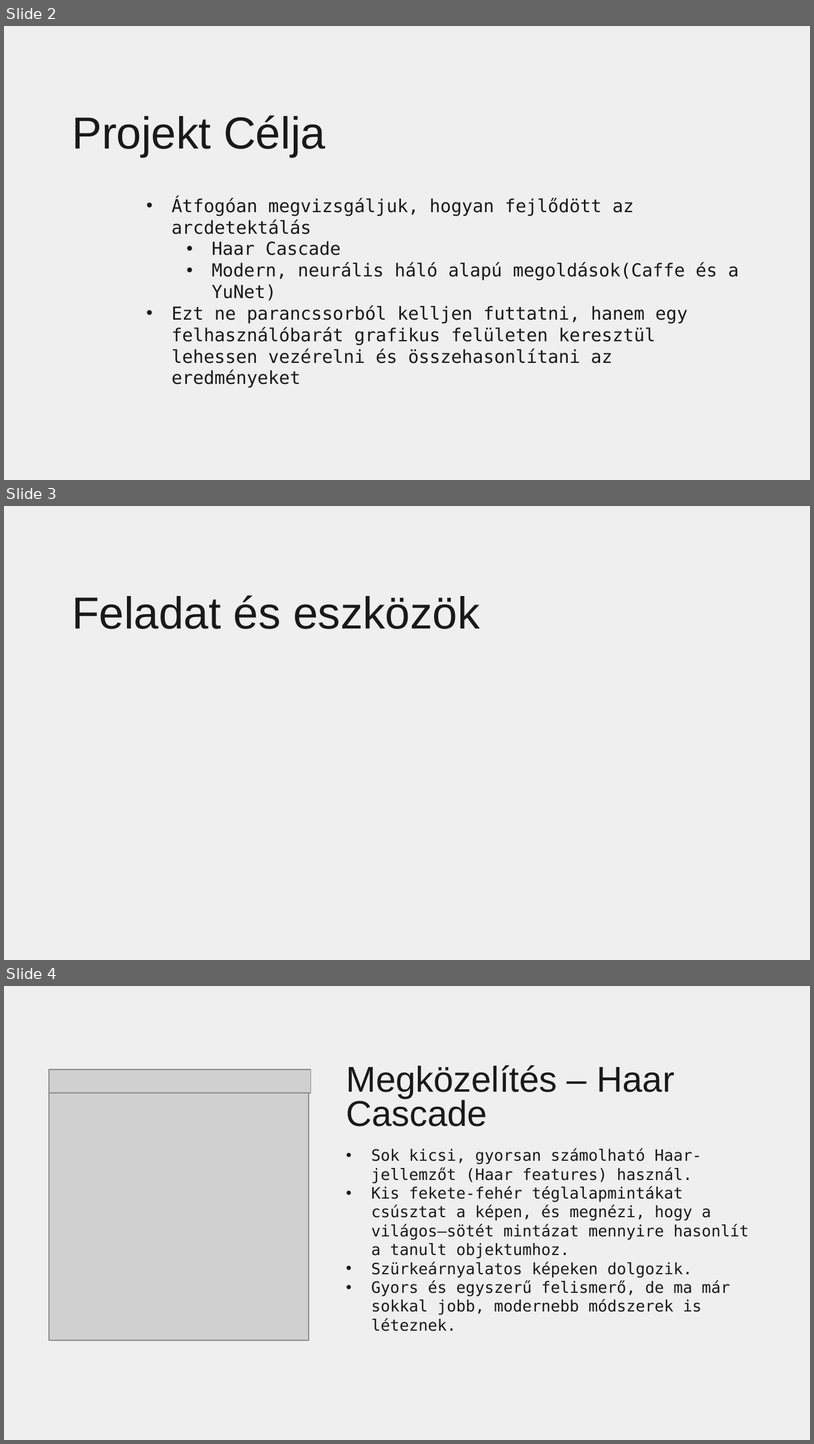
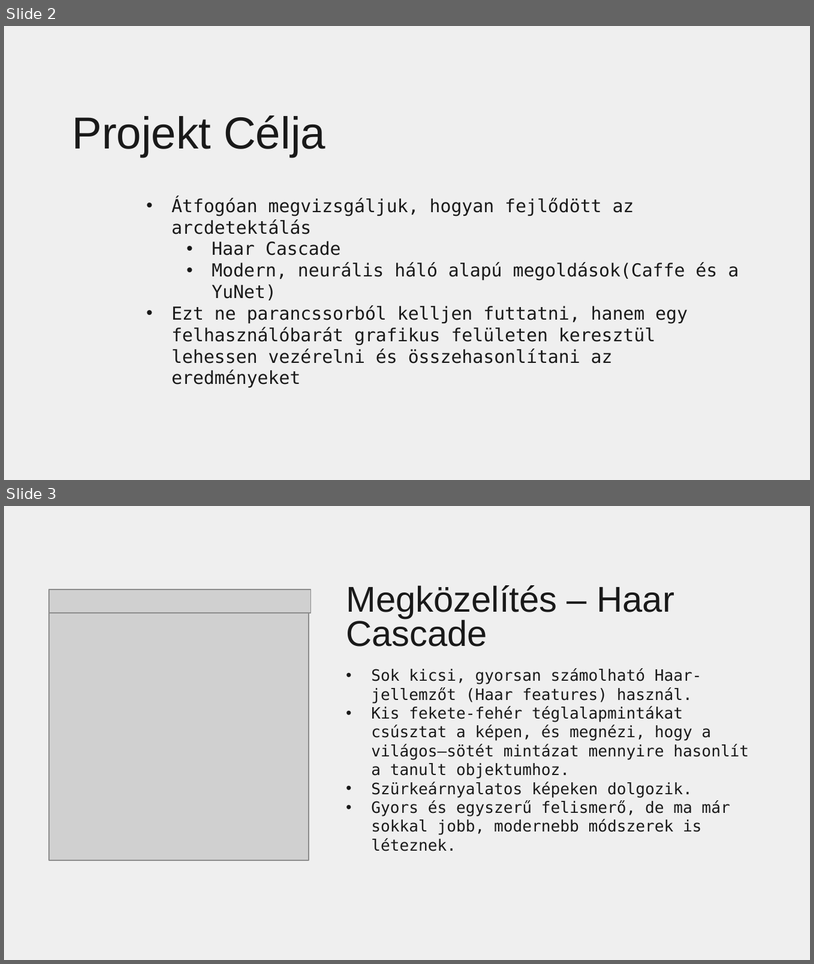
Before and after one commit to bakosrozsa/Kepfeldolgozas-Arcfelismeres-2025, a slide deck: Kepfeldolgozas_arcdetektalas_2025.pptx. Shown one above the other, each under a label of ours: slides 2, 3 and 4 before the commit, slides 2 and 3 after it. The pictures are 814x1444 and 814x964 pixels, drawn with LibreOffice and Linux fonts; fonts in the diff are those of the drawing; grey boxes stand for pictures; background and template pictures are left out. Boxes give left, top, right and bottom in pixels: in the first picture for what was removed or moved away, otherwise in the second. Text is boxed around its words. In the diff, an @@ line names an element or a change of style, - is before the commit and + after.

Commit message:
Update ppt

```diff
--- a/Kepfeldolgozas_arcdetektalas_2025.pptx
+++ b/Kepfeldolgozas_arcdetektalas_2025.pptx
@@ slide 3 removed at <box>4,506,810,960</box>, background picture (left out) @@
@@ title removed at <box>72,595,480,629</box> @@
-Feladat és eszközök
@@ what was slide 4 is now slide 3 @@
```
Also in this commit, not shown: 1 slide changed.
